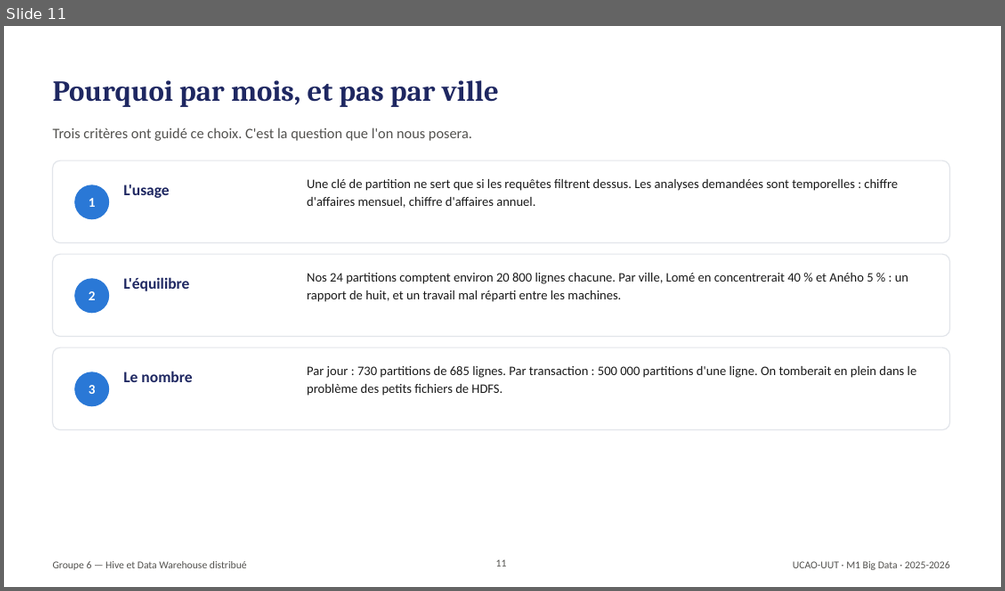
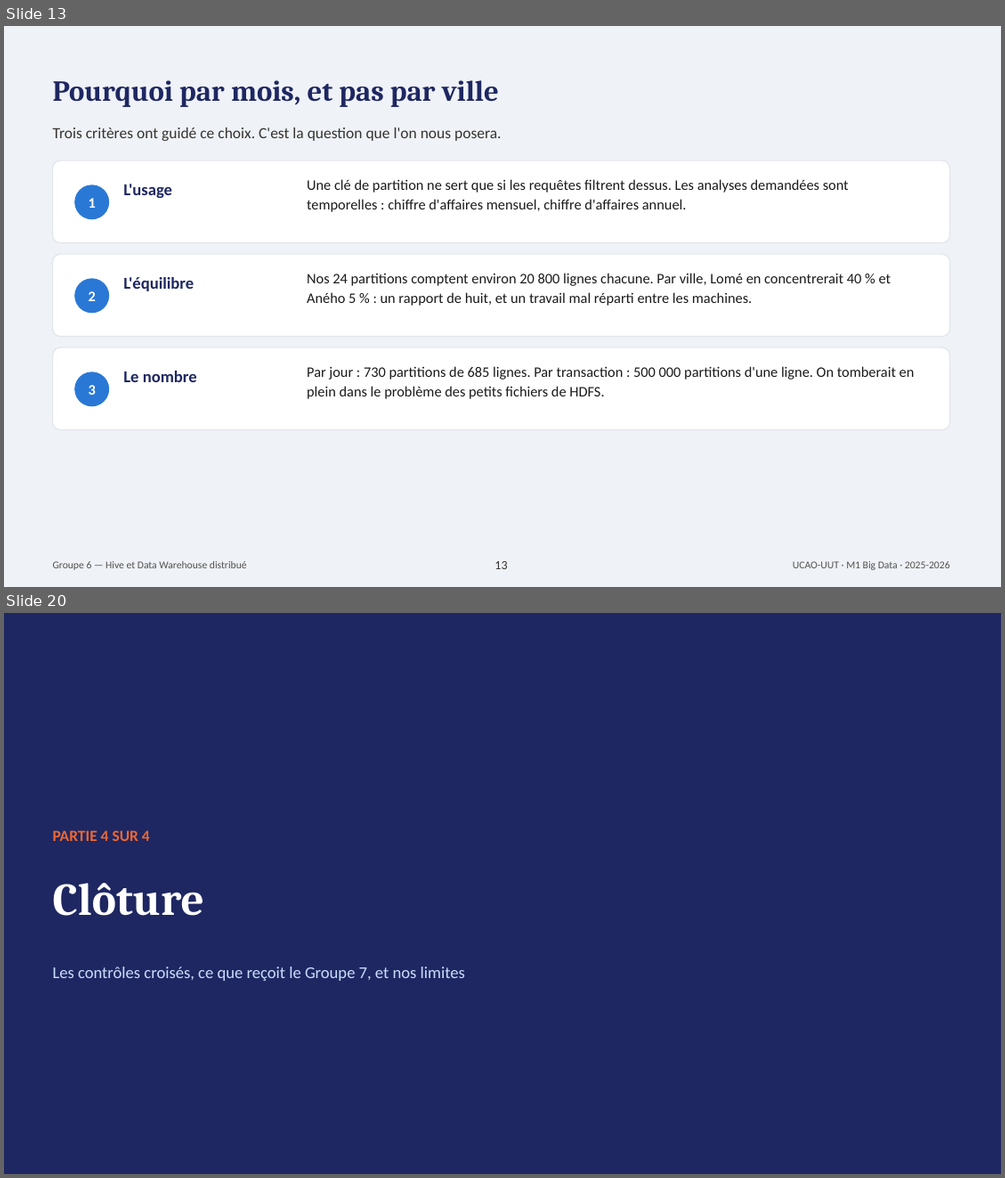
Before and after one commit to donaldamah/TP6-HIVE-Groupe6, a slide deck: Expose6_Hive_Groupe6.pptx. Shown one above the other, each under a label of ours: slide 11 before the commit, slides 13 and 20 after it; the slides between them are not shown. The pictures are 1005x591 and 1005x1178 pixels, drawn with LibreOffice and Linux fonts; fonts in the diff are those of the drawing. Boxes give left, top, right and bottom in pixels: in the first picture for what was removed or moved away, otherwise in the second. Text is boxed around its words. In the diff, an @@ line names an element or a change of style, - is before the commit and + after.

```diff
--- a/Expose6_Hive_Groupe6.pptx
+++ b/Expose6_Hive_Groupe6.pptx
@@ slide 20 added at box(4, 613, 1001, 1174), background #1E2761 @@
@@ text added at box(53, 830, 150, 841), 15 pt, text #EB6834, bold @@
+PARTIE 4 SUR 4
@@ text added at box(53, 883, 204, 916), 44 pt, text #FFFFFF, bold @@
+Clôture
@@ text added at box(53, 966, 465, 981), 16 pt, text #CADCFC @@
+Les contrôles croisés, ce que reçoit le Groupe 7, et nos limites
@@ what was slide 11 is now slide 13 @@
@@ slide 13 changed as well @@
@@ background #FFFFFF to #EFF2F7 @@
@@ text "Trois critères ont guidé ce ..." at box(53, 127, 501, 141): size 14 to 15 pt, text colour #52514E to #353430 @@
@@ size 15 to 16 pt in 3 elements at box(123, 184, 172, 198), box(123, 277, 194, 291), box(123, 370, 197, 382) @@
@@ size 12.5 to 14 pt in 3 elements at box(307, 179, 849, 212), box(307, 273, 891, 305), box(307, 366, 914, 399) @@
@@ page number at box(494, 561, 507, 569): text changed; size 10 to 12 pt; text colour #52514E to #353430 @@
-11
+13
```
Also in this commit, not shown: 18 other slides changed, 3 other slides added, 11 other files.
